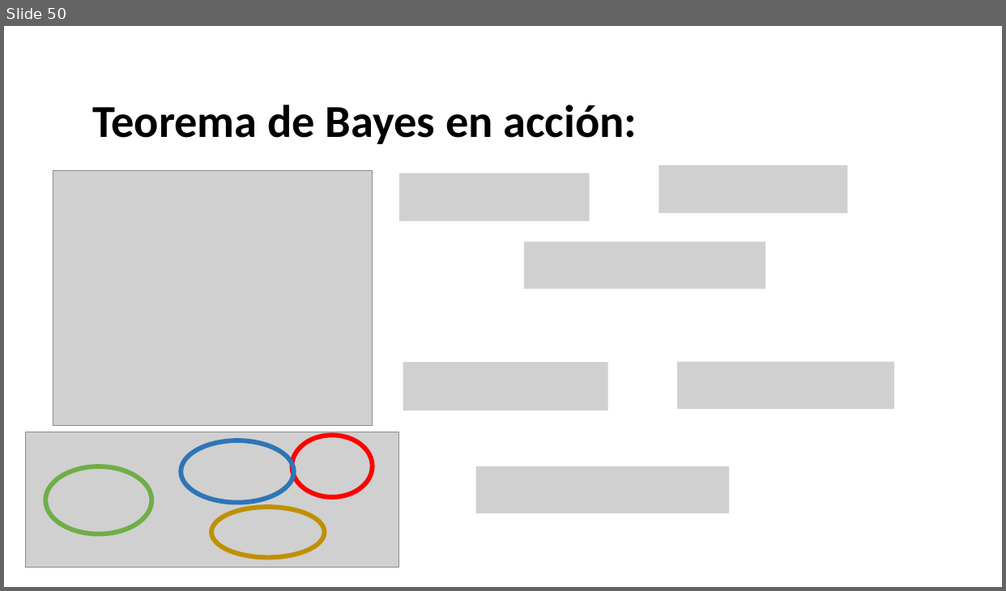
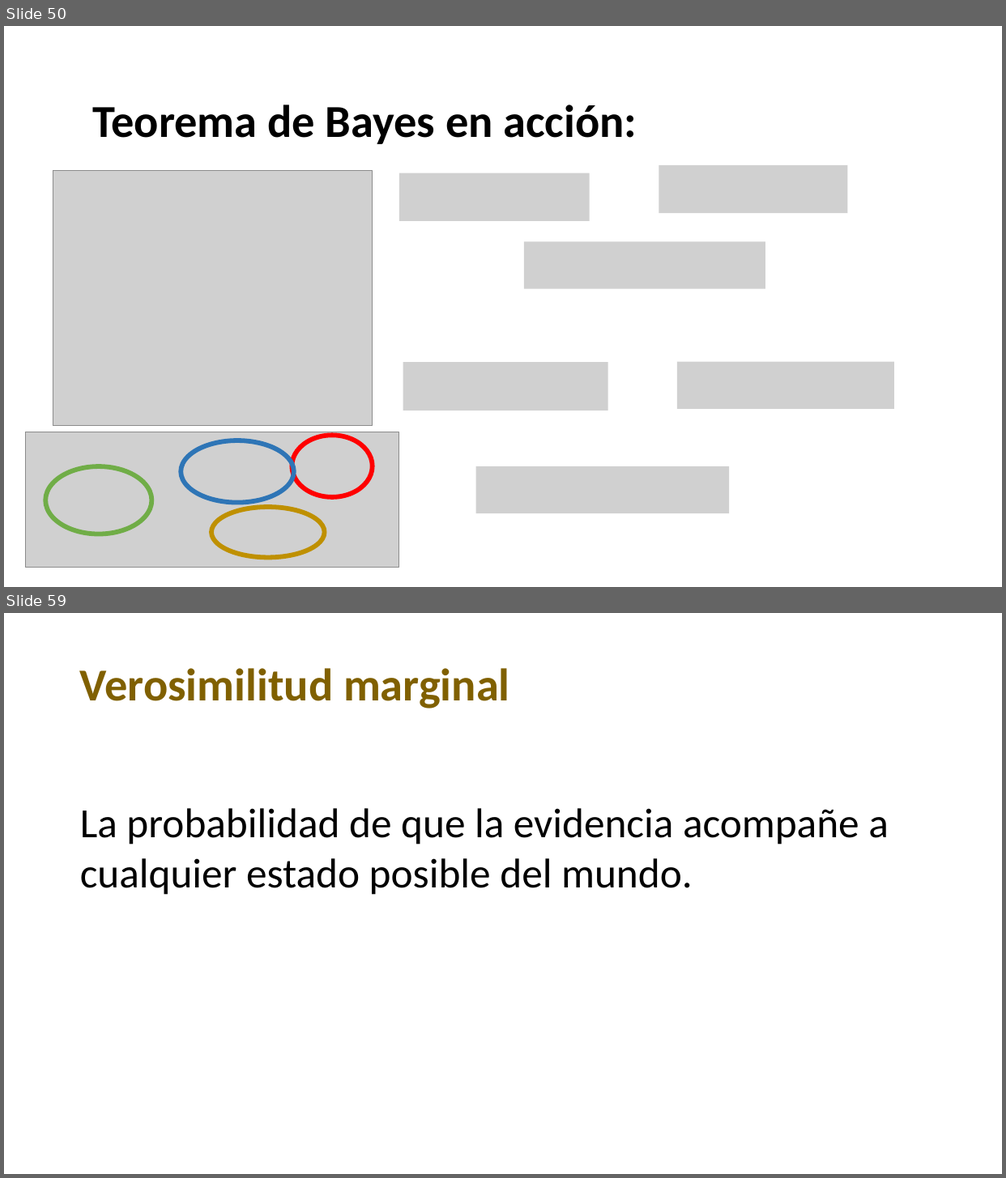
Before and after one commit to Adrifelcha/afchavez-019, a slide deck: Lab25/Adjuntías/2020-2/InferenciaBayesiana.pptx. Shown one above the other, each under a label of ours: slide 50 before the commit, slides 50 and 59 after it; the slides between them are not shown. The pictures are 1006x591 and 1006x1178 pixels, drawn with LibreOffice and Linux fonts; fonts in the diff are those of the drawing; grey boxes stand for pictures. Boxes give left, top, right and bottom in pixels: in the first picture for what was removed or moved away, otherwise in the second. Text is boxed around its words. In the diff, an @@ line names an element or a change of style, - is before the commit and + after.

```diff
--- a/Lab25/Adjuntías/2020-2/InferenciaBayesiana.pptx
+++ b/Lab25/Adjuntías/2020-2/InferenciaBayesiana.pptx
@@ slide 59 added at (4,613,1002,1174), background #FFFFFF @@
@@ text added at (80,668,510,709), 44 pt, text #806000, bold @@
+Verosimilitud marginal
@@ text added at (80,808,889,895), 40 pt, text #000000 @@
+La probabilidad de que la evidencia acompañe a cualquier estado posible del mundo.
```
Also in this commit, not shown: 1 slide changed, 26 other slides added.
